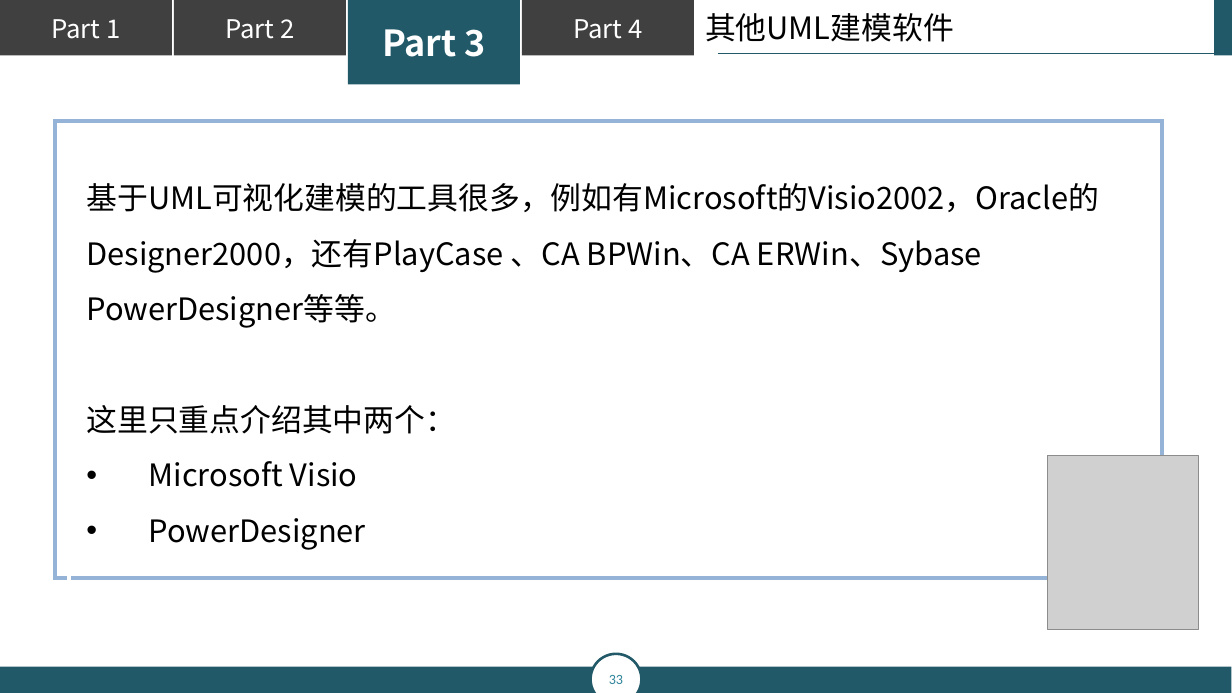
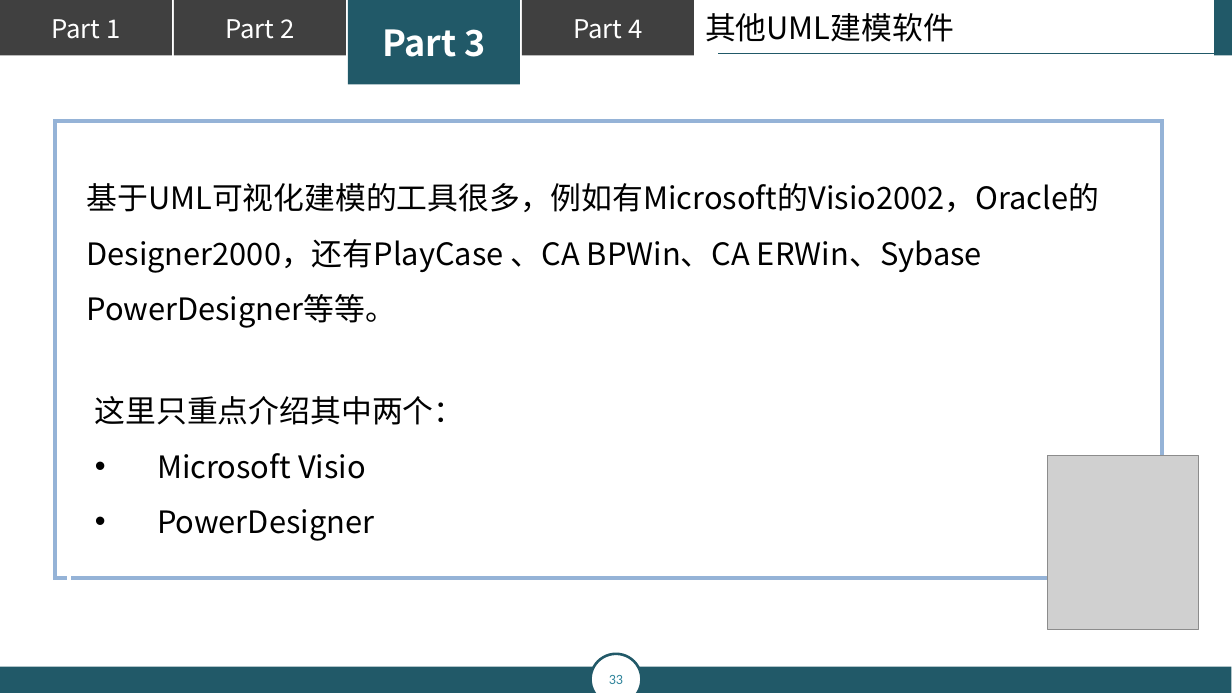
Before and after one commit to popopoi/PRD2018-G07, a slide deck: slide 33 of 翻转课堂PPT/PRD2018-G07-第五周翻转课堂PPT.pptx. Drawn at 1232x693 pixels with LibreOffice and Linux fonts; fonts in the diff are those of the drawing; grey boxes stand for pictures. Boxes give left, top, right and bottom in pixels: in the first picture for what was removed or moved away, otherwise in the second. Text is boxed around its words. In the diff, an @@ line names an element or a change of style, - is before the commit and + after.

```diff
--- a/翻转课堂PPT/PRD2018-G07-第五周翻转课堂PPT.pptx
+++ b/翻转课堂PPT/PRD2018-G07-第五周翻转课堂PPT.pptx
@@ text at [86,405,456,550]: paragraphs removed @@
-这里只重点介绍其中两个：
-• Microsoft Visio
-• PowerDesigner
@@ text added at [95,396,465,541], 24 pt, text #000000 @@
+这里只重点介绍其中两个：
+• Microsoft Visio
+• PowerDesigner
```
Also in this commit, not shown: 10 other slides changed, 6 slides added.
